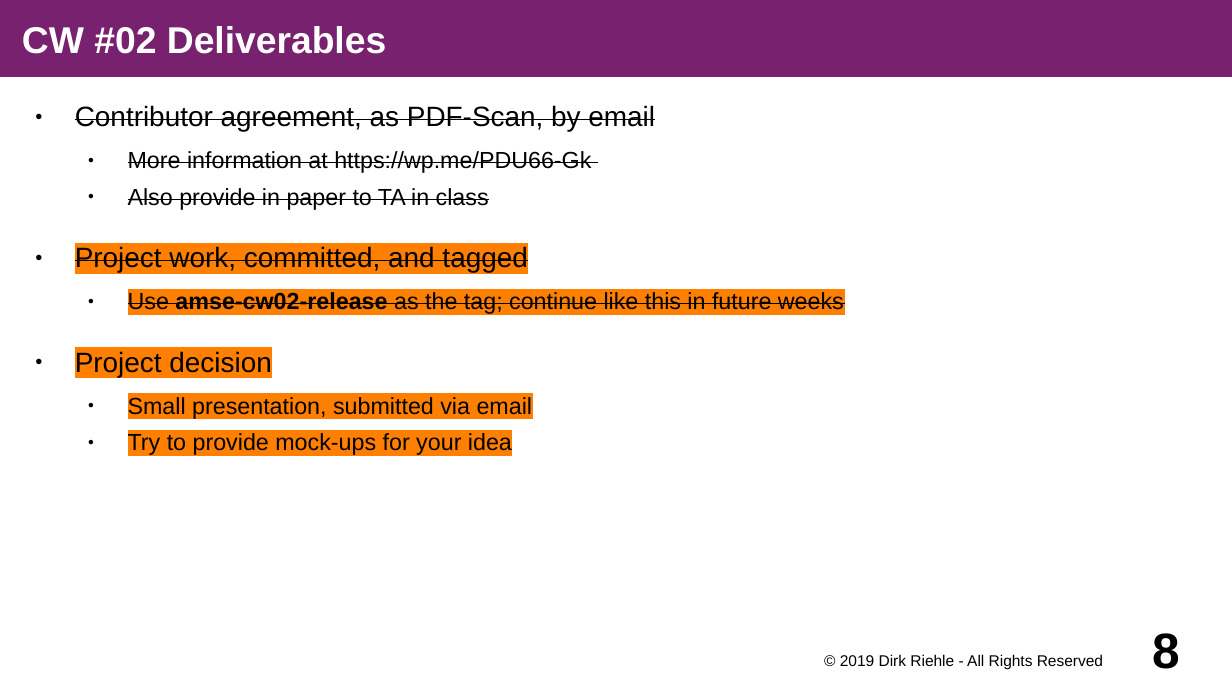
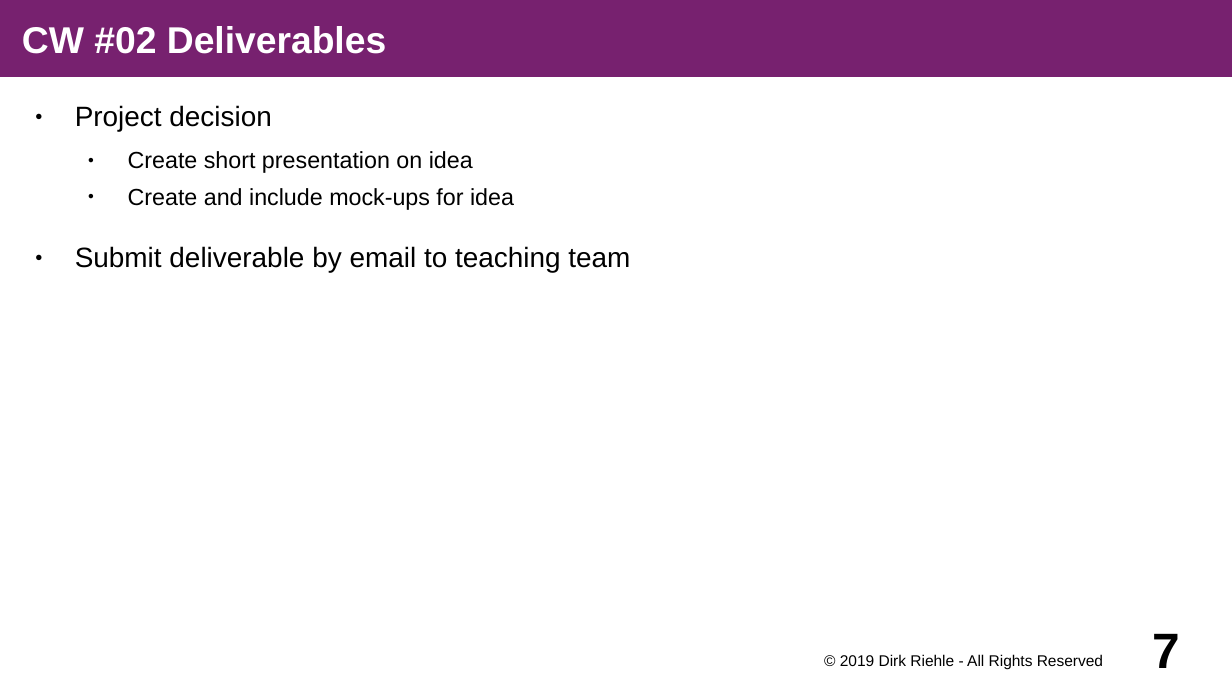
Before and after one commit to dirkriehle/amse-course, a slide deck: slide 7 of Lecture slides/AMSE A02 - Course Schedule.odp (slide 8 before the commit). Drawn at 1232x693 pixels with LibreOffice and Linux fonts; fonts in the diff are those of the drawing. Boxes give left, top, right and bottom in pixels: in the first picture for what was removed or moved away, otherwise in the second. Text is boxed around its words. In the diff, an @@ line names an element or a change of style, - is before the commit and + after.

Commit message:
Adapted Georg's changes to AMSE 2019/20.

```diff
--- a/Lecture slides/AMSE A02 - Course Schedule.odp
+++ b/Lecture slides/AMSE A02 - Course Schedule.odp
@@ text at (x1=75, y1=105, x2=844, y2=314): paragraphs removed @@
-● Contributor agreement, as PDF-Scan, by email
-  ● More information at https://wp.me/PDU66-Gk
-  ● Also provide in paper to TA in class
-● Project work, committed, and tagged
-  ● Use amse-cw02-release as the tag; continue like this in future weeks
@@ text at (x1=75, y1=105, x2=271, y2=132): highlight #FF8000 to none in "Project decision" @@
@@ text at (x1=75, y1=151, x2=630, y2=273): text changed @@
-  ● Small presentation, submitted via email
-  ● Try to provide mock-ups for your idea
+  ● Create short presentation on idea
+  ● Create and include mock-ups for idea
+● Submit deliverable by email to teaching team
@@ page number at (x1=1152, y1=633, x2=1180, y2=668): text changed @@
-8
+7
```
Also in this commit, not shown: 13 other slides changed, 1 slide removed, 5 other files.
